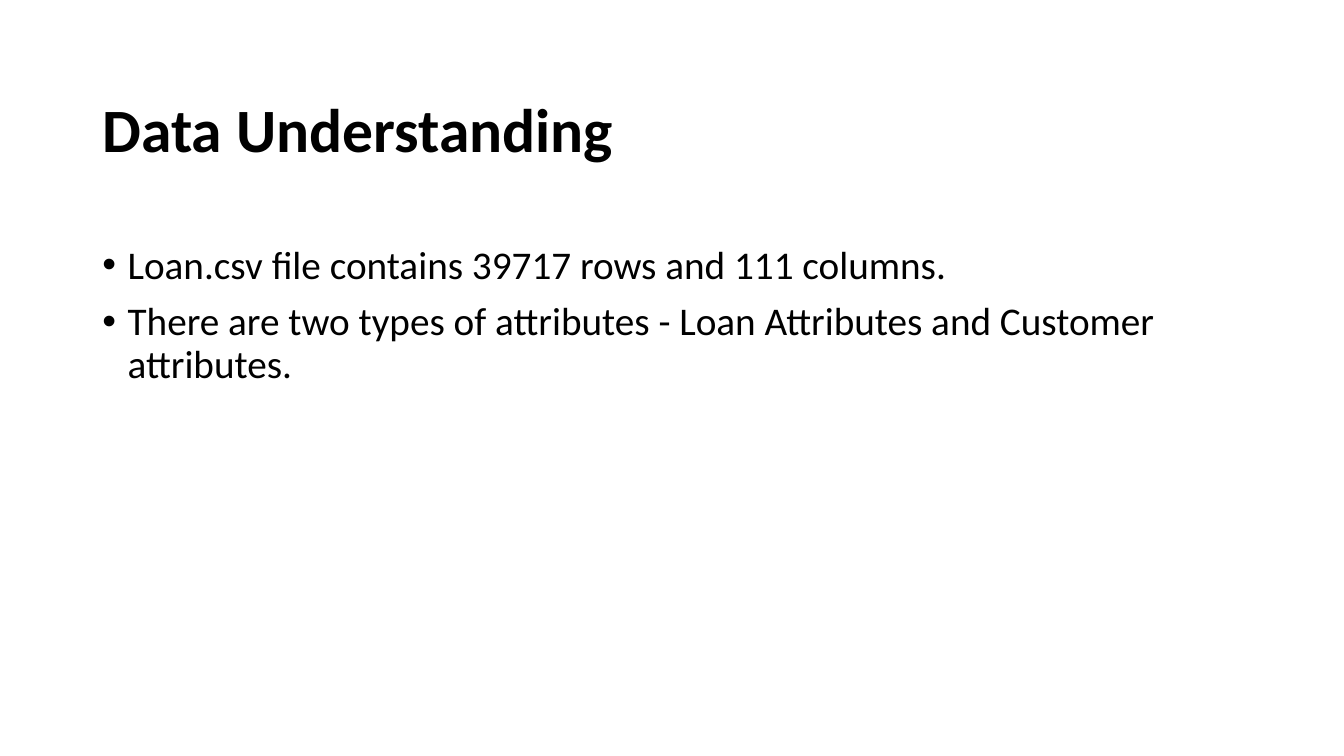
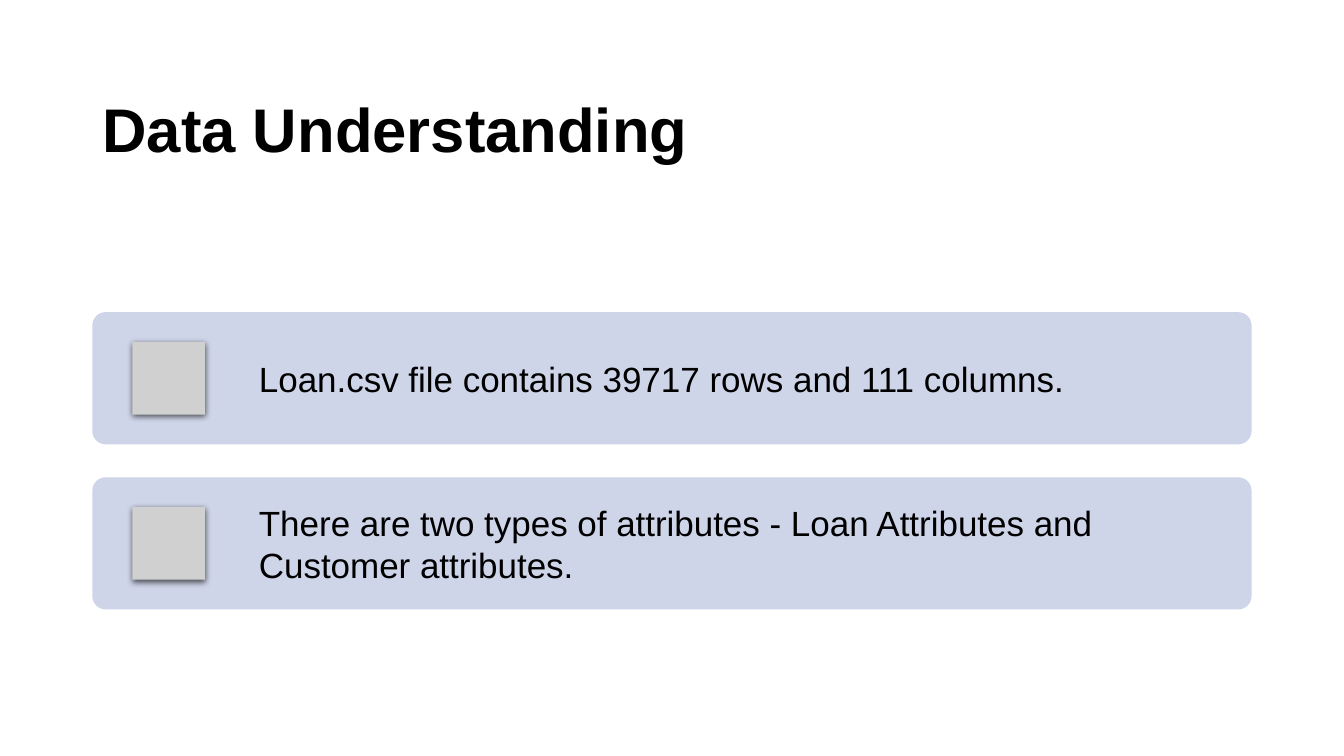
Before and after one commit to supriyaKU23/LendingClubCaseStudy, a slide deck: slide 4 of Lending Club Case Study.pptx. Drawn at 1344x756 pixels with LibreOffice and Linux fonts; fonts in the diff are those of the drawing; grey boxes stand for pictures. Boxes give left, top, right and bottom in pixels: in the first picture for what was removed or moved away, otherwise in the second. Text is boxed around its words. In the diff, an @@ line names an element or a change of style, - is before the commit and + after.

```diff
--- a/Lending Club Case Study.pptx
+++ b/Lending Club Case Study.pptx
@@ title "Data Understanding" at (x1=102, y1=107, x2=687, y2=164): font Calibri to Arial @@
@@ text removed at (x1=128, y1=251, x2=1154, y2=379) @@
-• Loan.csv file contains 39717 rows and 111 columns.
-• There are two types of attributes - Loan Attributes and Customer attributes.
@@ group added at (x1=93, y1=313, x2=1252, y2=609): 2 rounded rectangles, 2 pictures, 2 texts @@
+Loan.csv file contains 39717 rows and 111 columns.
+There are two types of attributes - Loan Attributes and Customer attributes.
```
Also in this commit, not shown: 9 other slides changed, 20 slides added, 2 slides removed.
